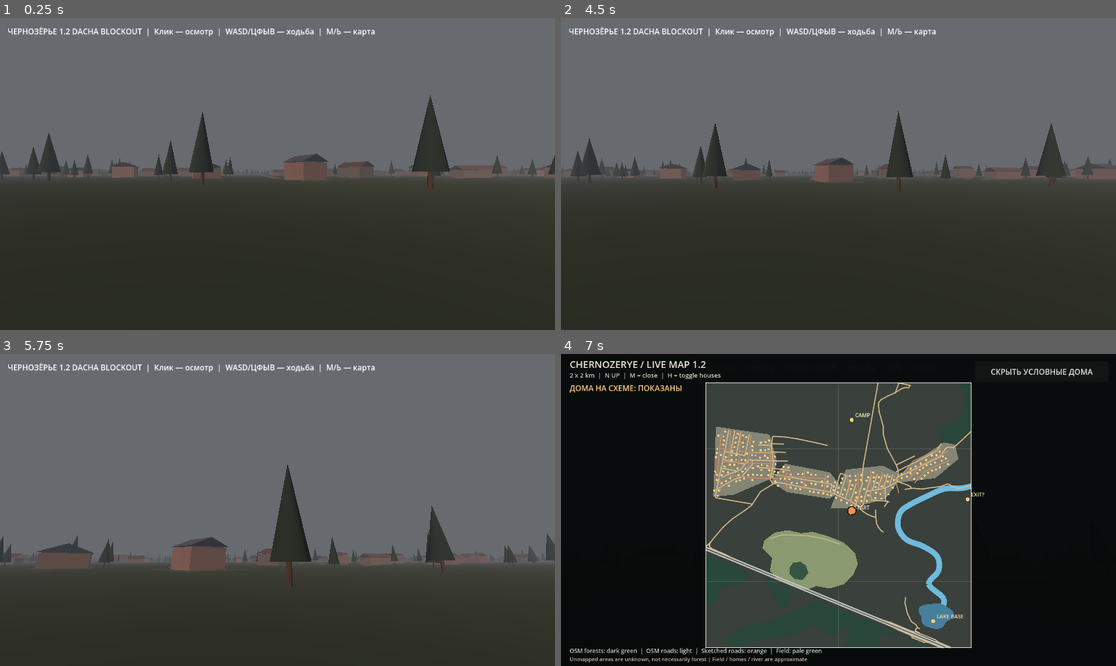
Above: before the commit, frames 1-4 (two rows, left to right).
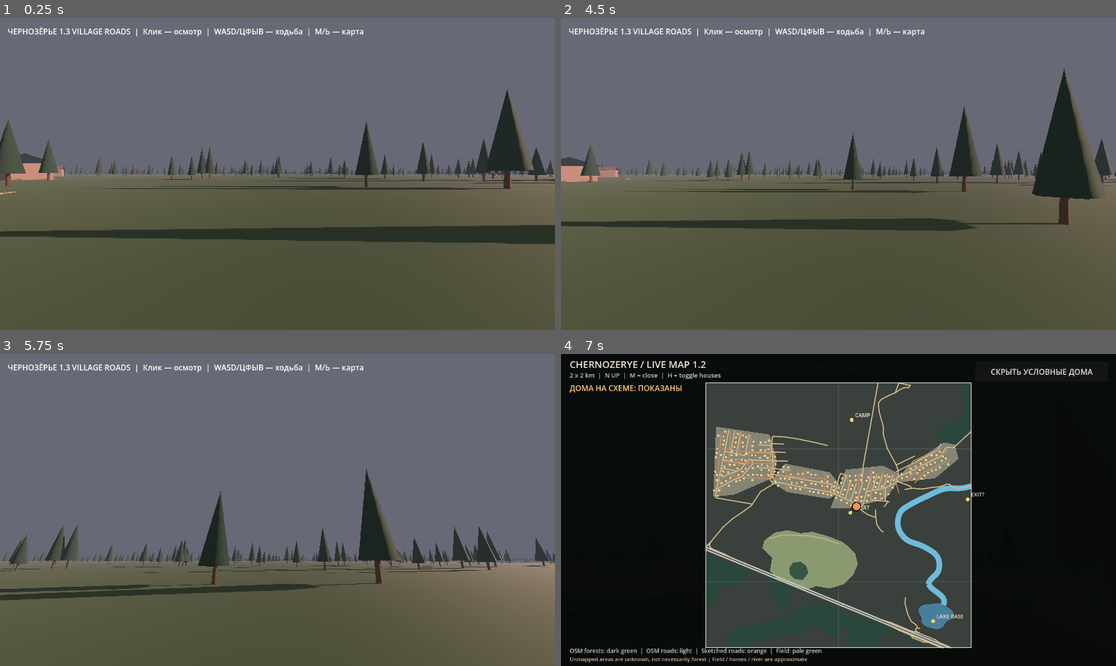
Above: after the commit, the same moments.

Repository: blacklambcult/chernozerye
Game: Godot game, scene res://main.tscn
Two runs of this game, one before a commit and one after it. Both use one fixed random seed, a clock stepped at 60 frames per second and the inputs below.
Inputs (mouse positions are in pixels of both pictures, inside the frame that each line leads up to):
- Up to frame 1 (0.25 s): no input
- Up to frame 2 (4.5 s): tap Enter at 0.5, 3.5 s; move the mouse to (960, 158) at 0.52 s; hold D 0.53-1.25 s; tap M at 0.6, 4.35 s; click (960, 158) at 0.67 s; tap Space at 0.77, 2.75, 3.02, 4.25 s; click "ПОКАЗАТЬ УСЛОВНЫЕ ДОМА" at 1.25 s; click "СКРЫТЬ УСЛОВНЫЕ ДОМА" at 2 s; move the mouse to (727, 189) at 2.77 s; hold S 2.78-3.53 s; tap Shift at 2.85 s; move the mouse to (894, 105) at 3.52 s; hold D 3.53-4.28 s; tap H at 3.6 s; move the mouse to (810, 236) at 4.27 s; hold W from 4.28 s (still down); click (810, 236) at 4.42 s
- Up to frame 3 (5.75 s): keep holding W; tap Space at 4.52, 5.27 s; move the mouse to (316, 513) at 5.02 s; hold Shift from 5.03 s (still down)
- Up to frame 4 (7 s): keep holding W; move the mouse to (794, 506) at 5.77 s; release Shift at 5.78 s; tap H at 5.85 s; tap Space at 6.02 s; move the mouse to (844, 510) at 6.52 s; tap M at 6.6 s; click (844, 510) at 6.67 s

The runs differ from the first frame. In frame 1, 51% of the frame differs, in the area x 0-100%, y 3-100%; in frame 2, 53%; in frame 3, 38%; in frame 4, less than 0.1%.

Commit message:
feat: place player on OSM road, add dirt shoulders, improve permanent dusk lighting

Diff:
--- a/godot/world.gd
+++ b/godot/world.gd
@@ -54,19 +54,20 @@
     var environment := WorldEnvironment.new()
     var env := Environment.new()
     env.background_mode = Environment.BG_COLOR
-    env.background_color = Color("#63636b")
+    env.background_color = Color("#575b69")
     env.ambient_light_source = Environment.AMBIENT_SOURCE_COLOR
-    env.ambient_light_color = Color("#8d8891")
-    env.ambient_light_energy = 0.65
+    env.ambient_light_color = Color("#b0a9a4")
+    env.ambient_light_energy = 0.82
     env.fog_enabled = true
-    env.fog_light_color = Color("#676b70")
-    env.fog_density = 0.003
+    env.fog_light_color = Color("#676976")
+    env.fog_density = 0.0018
     environment.environment = env
     add_child(environment)
     var sun := DirectionalLight3D.new()
     sun.rotation_degrees = Vector3(-12, -35, 0)
-    sun.light_energy = 0.65
-    sun.light_color = Color("#e9b9a0")
+    sun.light_energy = 1.05
+    sun.shadow_enabled = true
+    sun.light_color = Color("#f0b69a")
     add_child(sun)
 
 func _coord(point: Array, height: float = 0.0) -> Vector3:
@@ -82,12 +83,19 @@
     elif road_type in ["primary", "trunk", "motorway"]: width = 11.0
     elif road_type == "secondary": width = 8.0
     var vertices := PackedVector3Array()
+    var shoulders := PackedVector3Array()
     for i in range(pts.size() - 1):
-        var a := _coord(pts[i], 0.035)
-        var b := _coord(pts[i+1], 0.035)
+        var a := _coord(pts[i], 0.055)
+        var b := _coord(pts[i+1], 0.055)
         if a.distance_to(b) < 0.001: continue
-        var offset := Vector3(-(b.z-a.z), 0, b.x-a.x).normalized() * width * 0.5
+        var normal := Vector3(-(b.z-a.z), 0, b.x-a.x).normalized()
+        var offset := normal * width * 0.5
         vertices.append_array(PackedVector3Array([a-offset, a+offset, b+offset, a-offset, b+offset, b-offset]))
+        if road_type not in ["trunk", "motorway", "primary"]:
+            var wide := normal * (width * 0.5 + 1.4)
+            var low_a := a - Vector3.UP * 0.035
+            var low_b := b - Vector3.UP * 0.035
+            shoulders.append_array(PackedVector3Array([low_a-wide, low_a+wide, low_b+wide, low_a-wide, low_b+wide, low_b-wide]))
     if vertices.is_empty(): return
     var arr := []
     arr.resize(Mesh.ARRAY_MAX)
@@ -104,6 +112,16 @@
         road_color = Color("#918779")
     instance.material_override = _material(road_color)
     add_child(instance)
+    if not shoulders.is_empty():
+        var edge_arrays := []
+        edge_arrays.resize(Mesh.ARRAY_MAX)
+        edge_arrays[Mesh.ARRAY_VERTEX] = shoulders
+        var edge_mesh := ArrayMesh.new()
+        edge_mesh.add_surface_from_arrays(Mesh.PRIMITIVE_TRIANGLES, edge_arrays)
+        var edge := MeshInstance3D.new()
+        edge.mesh = edge_mesh
+        edge.material_override = _material(Color("#55554b"))
+        add_child(edge)
 
 func _add_building(feature: Dictionary) -> void:
     var pts: Array = feature.get("points", [])
@@ -141,13 +159,15 @@
     var player := CharacterBody3D.new()
     player.name = "Player"
     player.set_script(PLAYER_SCRIPT)
-    player.position = Vector3(90, 0.2, -20)
+    # Spawn on the existing OSM village road, rather than 74 m away in an empty clearing.
+    player.position = Vector3(130, 0.2, -82)
+    player.rotation.y = deg_to_rad(-125.0)
     add_child(player)
 
 func _create_label() -> void:
     var layer := CanvasLayer.new()
     var label := Label.new()
-    label.text = "ЧЕРНОЗЁРЬЕ 1.2 DACHA BLOCKOUT  |  Клик — осмотр  |  WASD/ЦФЫВ — ходьба  |  M/Ь — карта"
+    label.text = "ЧЕРНОЗЁРЬЕ 1.3 VILLAGE ROADS  |  Клик — осмотр  |  WASD/ЦФЫВ — ходьба  |  M/Ь — карта"
     label.position = Vector2(16, 16)
     layer.add_child(label)
     add_child(layer)
@@ -265,11 +285,11 @@
     return Geometry2D.is_point_in_polygon(p, meadow)
 
 func _create_user_paths() -> void:
-    _add_road({"points": [[90.0, 20.0], [0.0, -180.0]], "tags": {"highway": "path"}})
+    _add_road({"points": [[130.0, 82.0], [55.0, -75.0], [0.0, -180.0]], "tags": {"highway": "path"}})
     _add_road({"points": [[110.0, -320.0], [430.0, -200.0]], "tags": {"highway": "path"}})
 
 func _create_landmarks() -> void:
-    _add_landmark(Vector2(90, 20), "ОСТАНОВКА / СТАРТ", Color("#e5c17a"))
+    _add_landmark(Vector2(130, 82), "ОСТАНОВКА / СТАРТ", Color("#e5c17a"))
     _add_landmark(Vector2(100, 720), "ЗАБРОШЕННЫЙ ЛАГЕРЬ", Color("#c7a0dd"))
     _add_landmark(Vector2(-260, -270), "БОЛЬШОЕ ПОЛЕ", Color("#d5d68d"))
     _add_landmark(Vector2(715, -800), "ТУРБАЗА", Color("#75c1da"))
